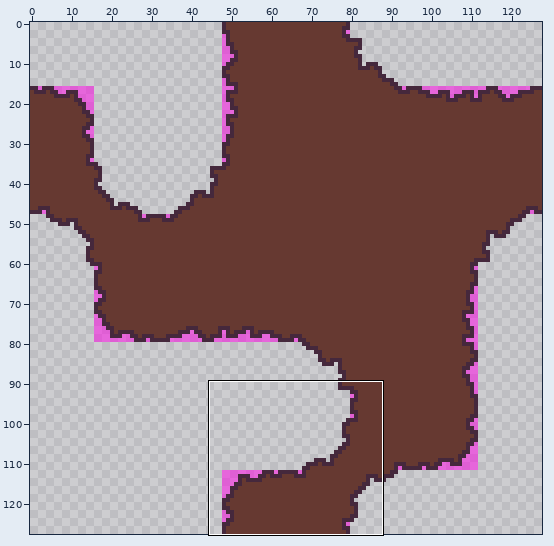
Two states of a pixel-art file, sprites/tileSets/cave/caveFloor.aseprite. Above, an overview of the earlier version with the close-up marked.
Close-up. As it was:
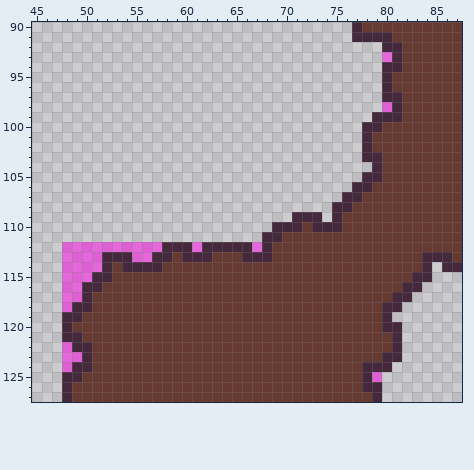
128x128 pixels, 1 frame. Shown: x 45..87, y 90..127. The commit also changed other parts of the picture, which this record leaves out.
New version:
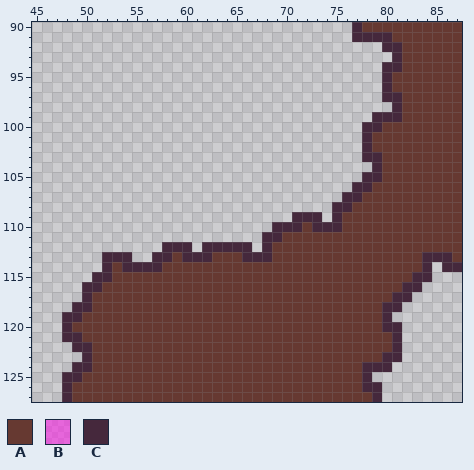
Palette (. is transparent): A #663931  B #ff00e680  C #45283c
Difference:
layer "template" now hidden
Changed rows in their new state; - is an unchanged pixel.
first column x 80:
 93 .
first column x 80:
 98 .
first column x 48:
112 ..........---.-----.
113 ....---..-----------
114 ....----------------
115 ...-----------------
116 ..------------------
117 ..------------------
118 .-------------------
first column x 48:
122 .-------------------------------
123 ..------------------------------
124 .-------------------------------
125 -------------------------------.
Where, in picture pixels (left, top, right, bottom), the same in both close-ups:
erased: (382, 52, 392, 112)
erased: (62, 242, 202, 372)
erased: (252, 242, 262, 252)
erased: (372, 372, 382, 382)
